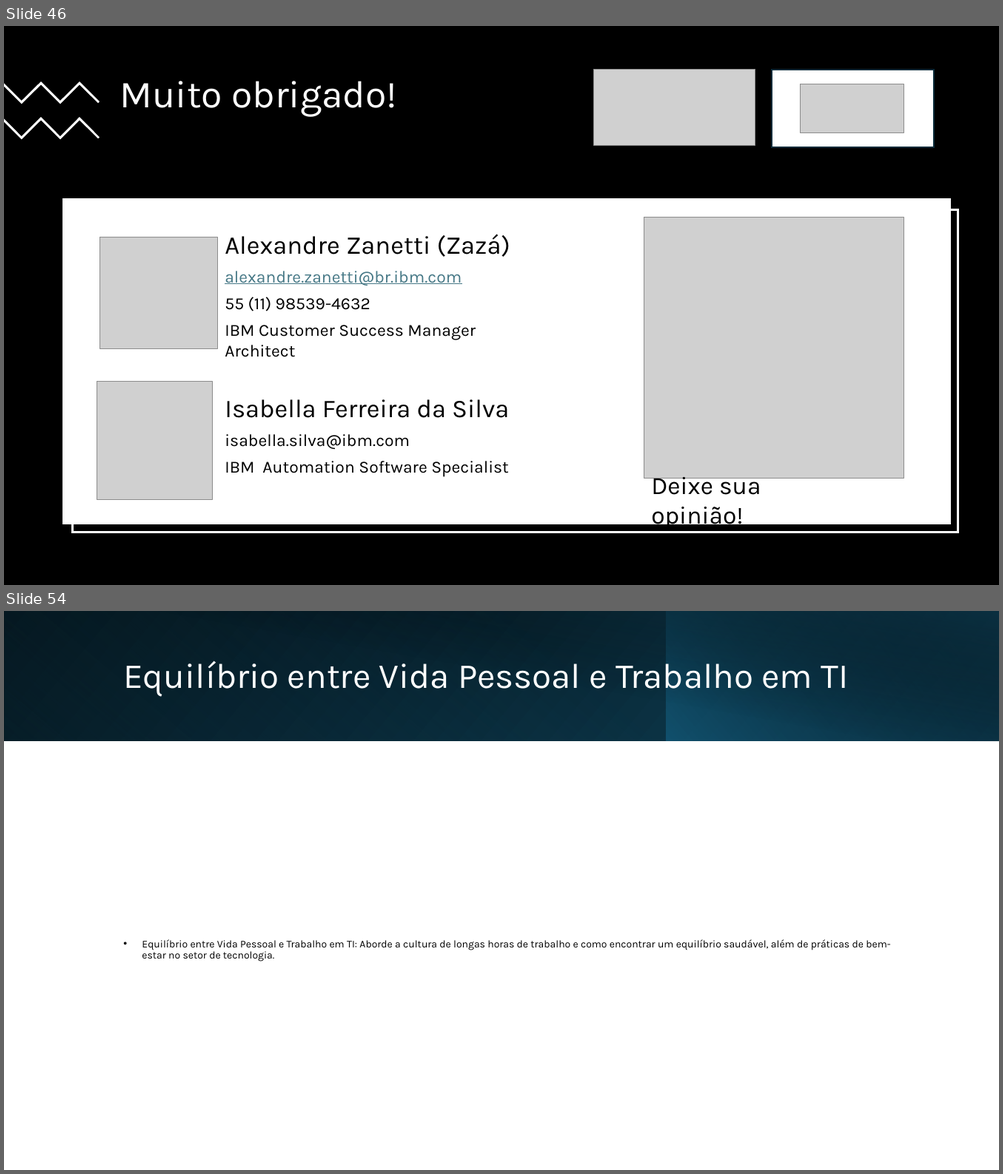
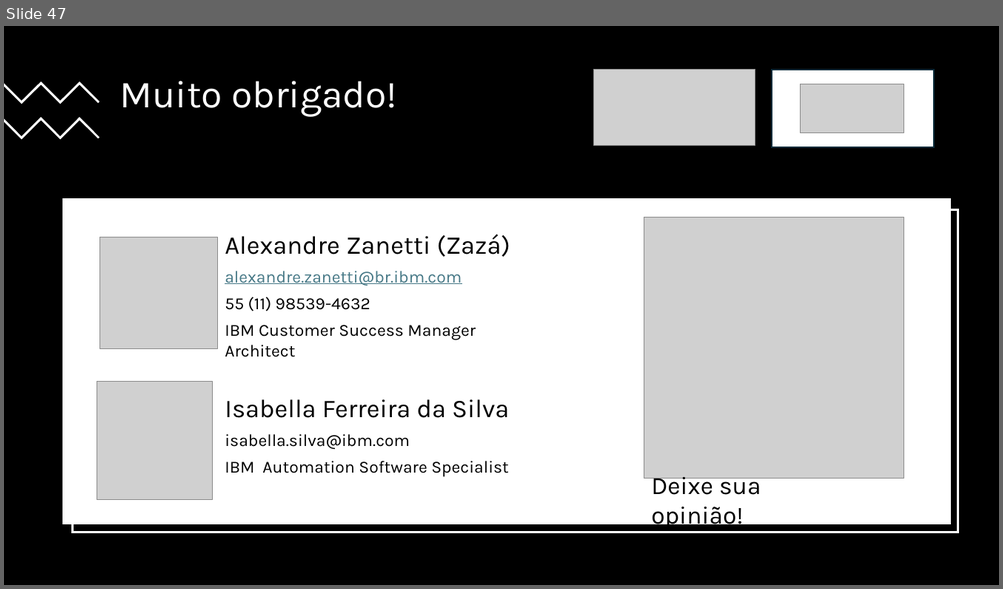
Before and after one commit to alexandrezanetti/ios-palestra-carreiras-ti, a slide deck: ONG_IOS_20241026-v8.pptx. Shown one above the other, each under a label of ours: slides 46 and 54 before the commit, slide 47 after it; the slides between them are not shown. The pictures are 1003x1174 and 1003x589 pixels, drawn with LibreOffice and Linux fonts; fonts in the diff are those of the drawing; grey boxes stand for pictures. Boxes give left, top, right and bottom in pixels: in the first picture for what was removed or moved away, otherwise in the second. Text is boxed around its words. In the diff, an @@ line names an element or a change of style, - is before the commit and + after.

```diff
--- a/ONG_IOS_20241026-v8.pptx
+++ b/ONG_IOS_20241026-v8.pptx
@@ slide 54 removed at box(4, 611, 999, 1170), background #FFFFFF @@
@@ rectangle removed at box(4, 611, 999, 741) @@
@@ rectangle removed at box(4, 611, 666, 741) @@
@@ rectangle removed at box(41, 611, 999, 741) @@
@@ rectangle removed at box(666, 611, 999, 741) @@
@@ title removed at box(123, 661, 848, 697) @@
-Equilíbrio entre Vida Pessoal e Trabalho em TI
@@ text removed at box(142, 940, 890, 962) @@
-• Equilíbrio entre Vida Pessoal e Trabalho em TI: Aborde a cultura de longas horas de trabalho e como encontrar um equilíbrio saudável, além de práticas de bem-estar no setor de tecnologia.
@@ what was slide 46 is now slide 47 @@
```
Also in this commit, not shown: 1 slide added, 9 other slides removed.
